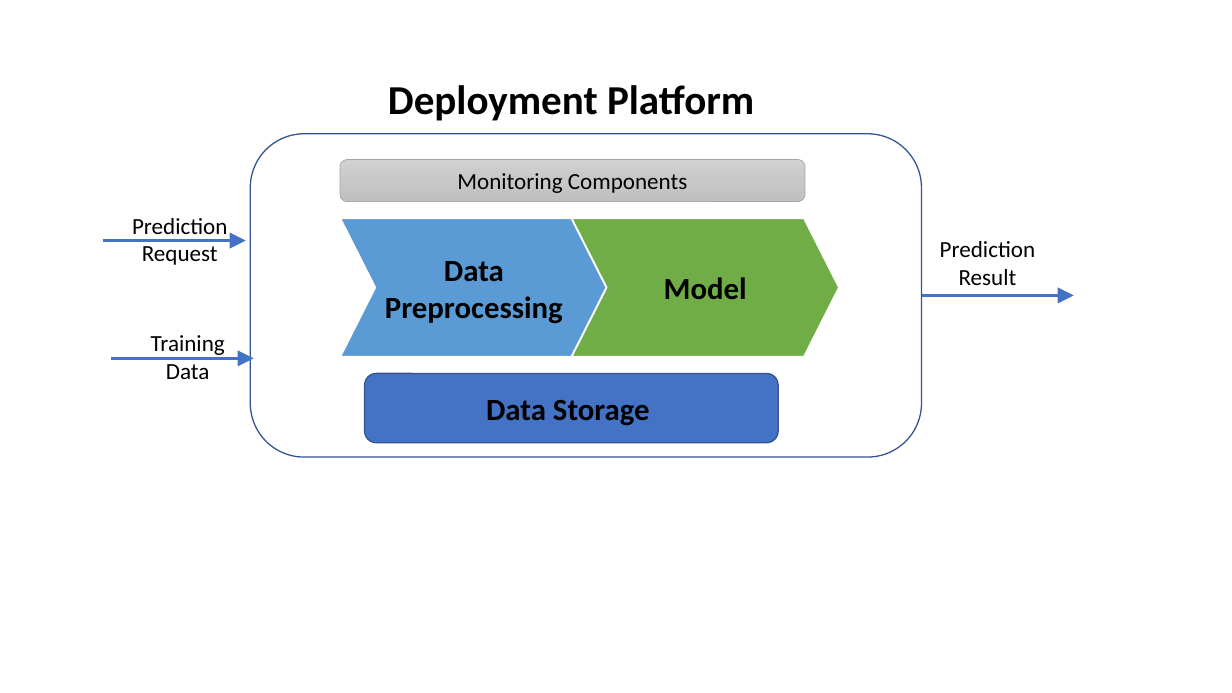
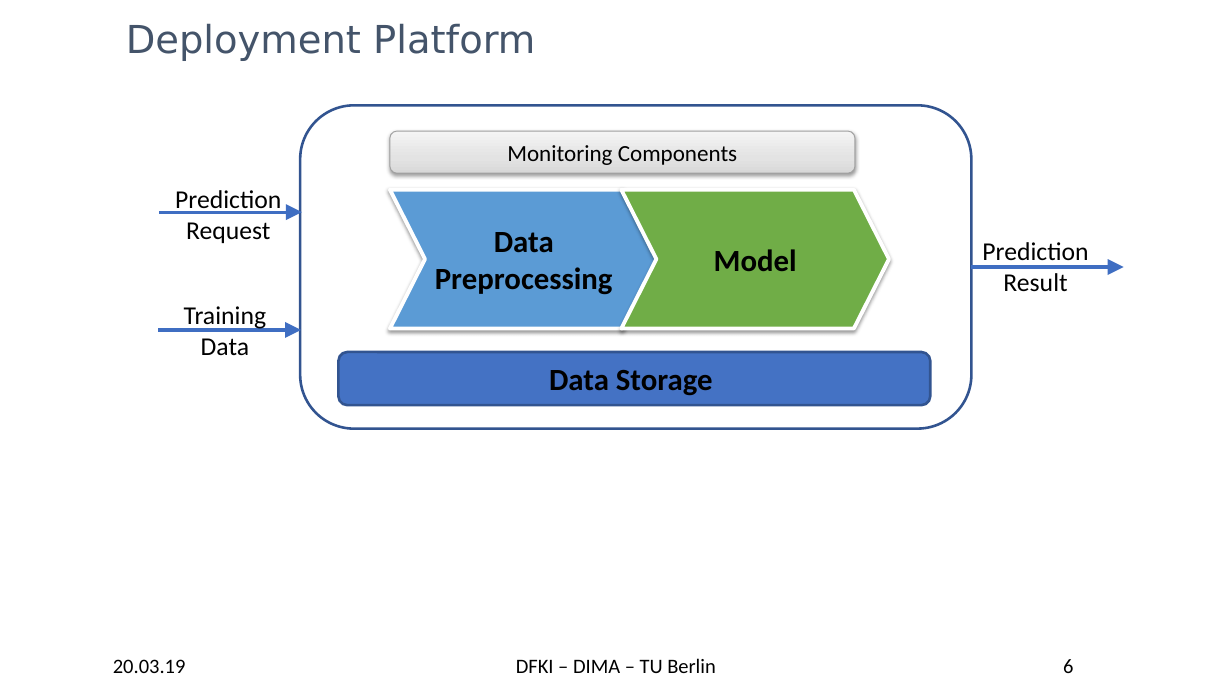
Before and after one commit to TU-Berlin-DIMA/continuous-pipeline-deployment, a slide deck: slide 6 of slides/edbt-2019/edbt-2019.pptx (slide 9 before the commit). Drawn at 1232x693 pixels with LibreOffice and Linux fonts; fonts in the diff are those of the drawing; background and template pictures are left out. Boxes give left, top, right and bottom in pixels: in the first picture for what was removed or moved away, otherwise in the second. Text is boxed around its words. In the diff, an @@ line names an element or a change of style, - is before the commit and + after.

```diff
--- a/slides/edbt-2019/edbt-2019.pptx
+++ b/slides/edbt-2019/edbt-2019.pptx
@@ title "Deployment Platform": place and size @@
-title "Deployment Platform" at box(388, 85, 754, 121)
+title "Deployment Platform" at box(126, 23, 535, 61)
@@ title "Deployment Platform" at box(126, 23, 535, 61): size 32 to 30 pt, font Calibri to DejaVu Sans, text colour #000000 to #44546A, bold off; alignment centre to left; vertical alignment top to middle @@
@@ rounded rectangle at box(300, 105, 971, 429): outline #325491 1 pt to #325491 2 pt @@
@@ rounded rectangle "Monitoring Components" at box(390, 131, 855, 174): fill gradient #D2D2D2 to #C8C8C8 to #C0C0C0 to gradient #D8D8D8 to #E3E3E3 to #F4F4F4; outline #A5A5A5 0.5 pt to #A1A1A1 0.75 pt; shadow on @@
@@ size 18 to 20 pt in 3 elements at box(982, 242, 1088, 292), box(184, 306, 266, 355), box(175, 190, 281, 243) @@
@@ text "Prediction": place and size @@
-text "Prediction" at box(132, 218, 227, 265)
+text "Prediction" at box(175, 190, 281, 243)
@@ chevron "Data Preprocessing" at box(390, 189, 658, 328): outline #FFFFFF 1.5 pt to #FFFFFF 3 pt; shadow on @@
@@ chevron "Model" at box(621, 189, 889, 328): outline #FFFFFF 1.5 pt to #FFFFFF 3 pt; shadow on @@
@@ arrow moved from (104, 240) - (246, 240) to (159, 213) - (302, 213) @@
@@ arrow (159, 213) - (302, 213): stroke #4472C4 2.5 pt to #3F6FC3 2.5 pt @@
@@ text "Prediction": place and size @@
-text "Prediction" at box(940, 241, 1035, 285)
+text "Prediction" at box(982, 242, 1088, 292)
@@ 2 rounded rectangles, 2 chevrons, 1 arrow: place and size @@
-2 rounded rectangles, 2 chevrons, 1 arrow at box(250, 134, 1074, 457)
+2 rounded rectangles, 2 chevrons, 1 arrow at box(300, 105, 1124, 429)
@@ arrow (971, 267) - (1124, 267): stroke #4472C4 2.5 pt to #3F6FC3 2.5 pt @@
@@ text "Training": place and size @@
-text "Training" at box(151, 335, 225, 379)
+text "Training" at box(184, 306, 266, 355)
@@ arrow moved from (111, 359) - (254, 359) to (158, 330) - (301, 330) @@
@@ arrow (158, 330) - (301, 330): stroke #4472C4 2.5 pt to #3F6FC3 2.5 pt @@
@@ rounded rectangle "Data Storage": place and size @@
-rounded rectangle "Data Storage" at box(365, 373, 779, 443)
+rounded rectangle "Data Storage" at box(338, 352, 931, 406)
@@ rounded rectangle "Data Storage" at box(338, 352, 931, 406): outline #325491 1 pt to #325491 2 pt @@
@@ text added at box(113, 659, 186, 673), 16 pt, text #000000 @@
+20.03.19
@@ text added at box(516, 658, 716, 673), 16 pt, text #000000 @@
+DFKI – DIMA – TU Berlin
@@ page number added at box(1063, 659, 1073, 673), 16 pt, text #000000 @@
+6
```
Also in this commit, not shown: 10 other slides changed, 25 slides added, 18 slides removed, 7 other files.
